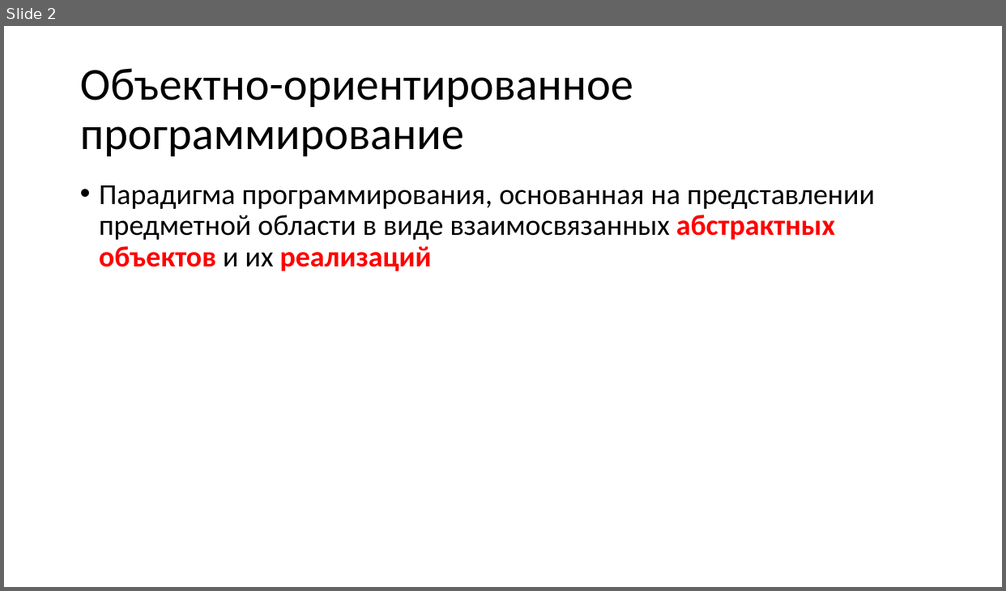
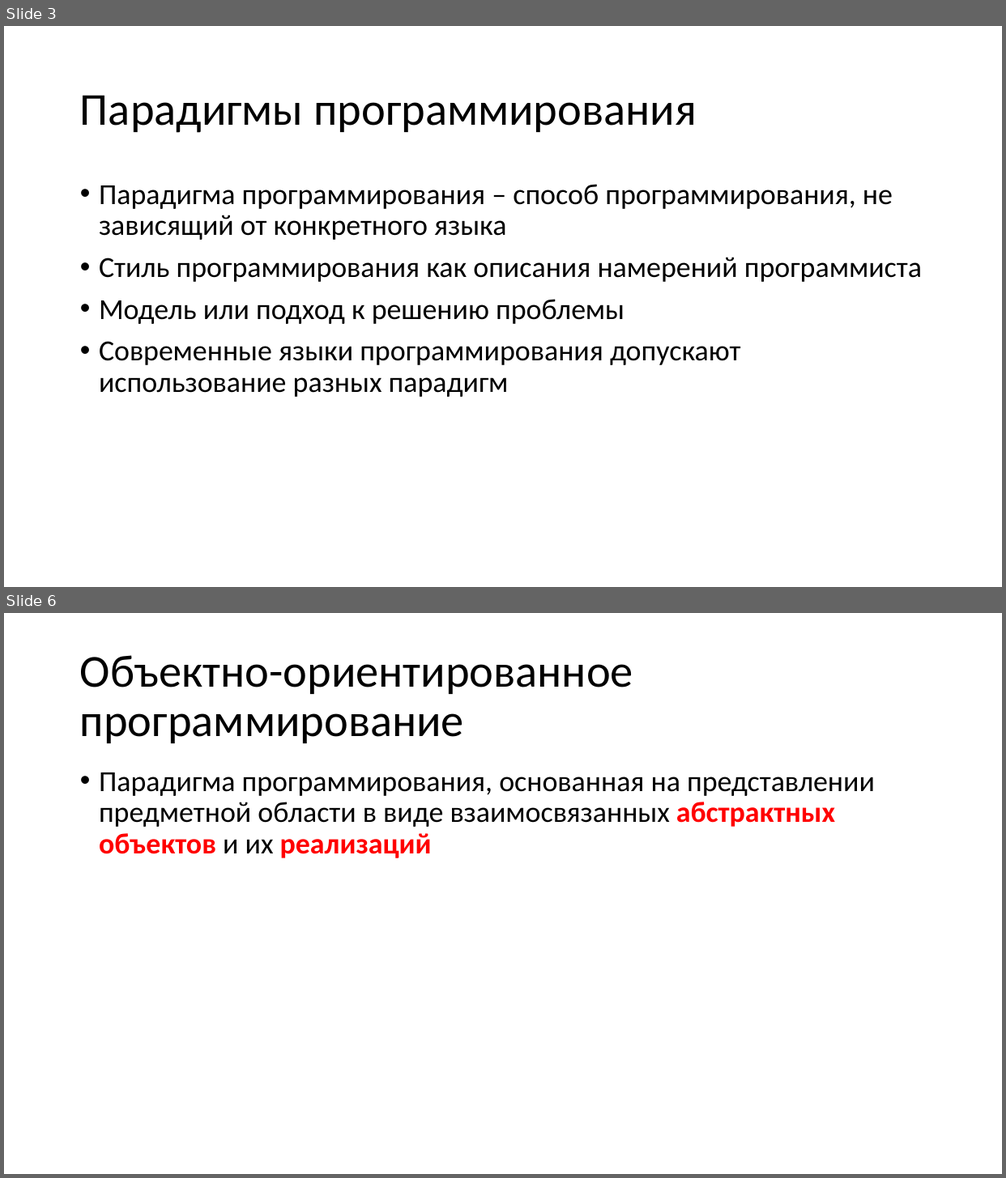
Before and after one commit to alexey-malov/oop, a slide deck: lectures/02/Основы ООП.pptx. Shown one above the other, each under a label of ours: slide 2 before the commit, slides 3 and 6 after it; the slides between them are not shown. The pictures are 1006x591 and 1006x1178 pixels, drawn with LibreOffice and Linux fonts; fonts in the diff are those of the drawing. Boxes give left, top, right and bottom in pixels: in the first picture for what was removed or moved away, otherwise in the second. Text is boxed around its words. In the diff, an @@ line names an element or a change of style, - is before the commit and + after.

```diff
--- a/lectures/02/Основы ООП.pptx
+++ b/lectures/02/Основы ООП.pptx
@@ slide 3 added at (4, 26, 1002, 587), background #FFFFFF @@
@@ title added at (80, 95, 697, 133), 44 pt, text #000000 @@
+Парадигмы программирования
@@ text added at (99, 184, 922, 397), 28 pt, text #000000 @@
+• Парадигма программирования – способ программирования, не зависящий от конкретного языка
+• Стиль программирования как описания намерений программиста
+• Модель или подход к решению проблемы
+• Современные языки программирования допускают использование разных парадигм
@@ what was slide 2 is now slide 6 @@
```
Also in this commit, not shown: 5 other slides added, 2 slides removed.
